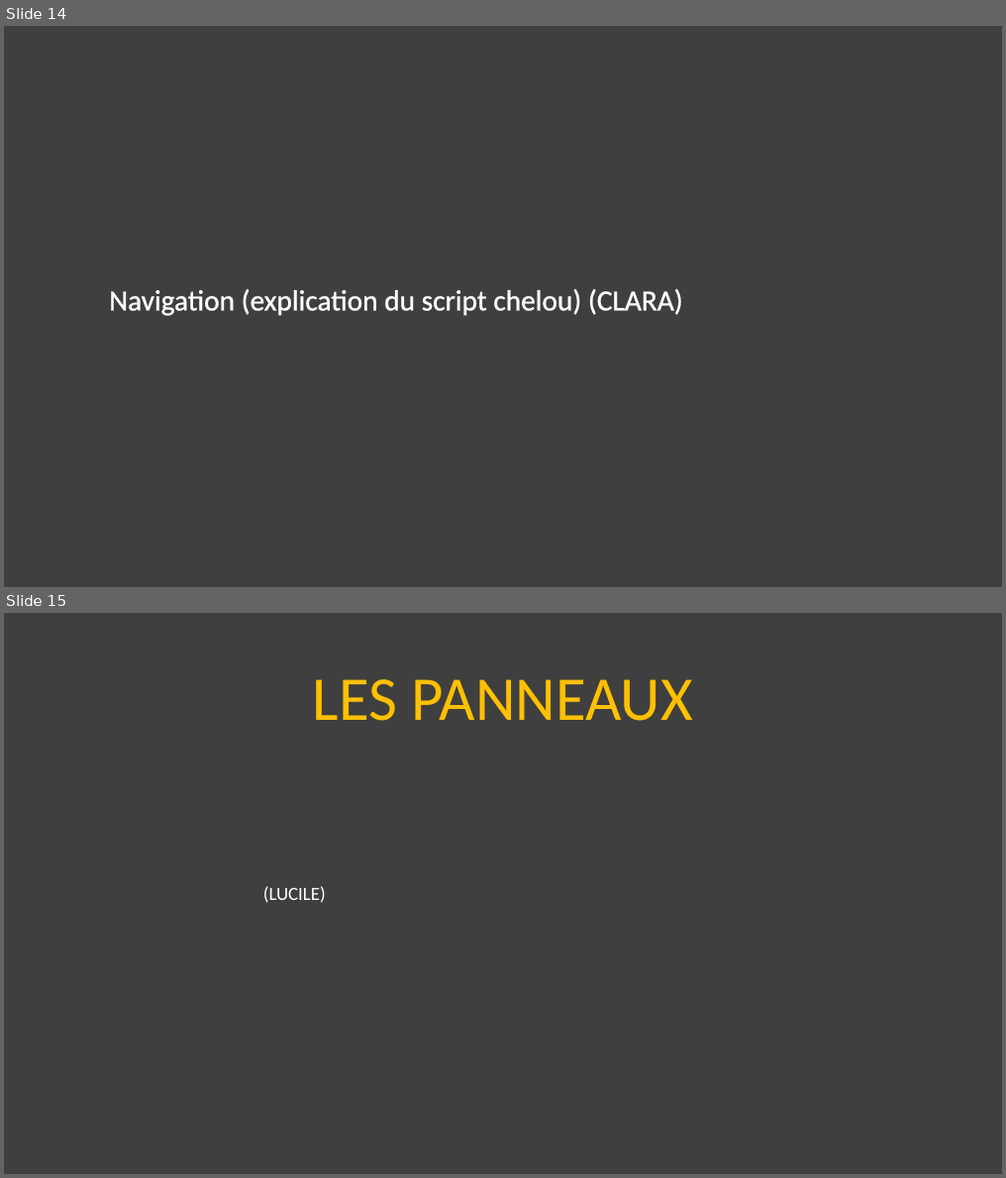
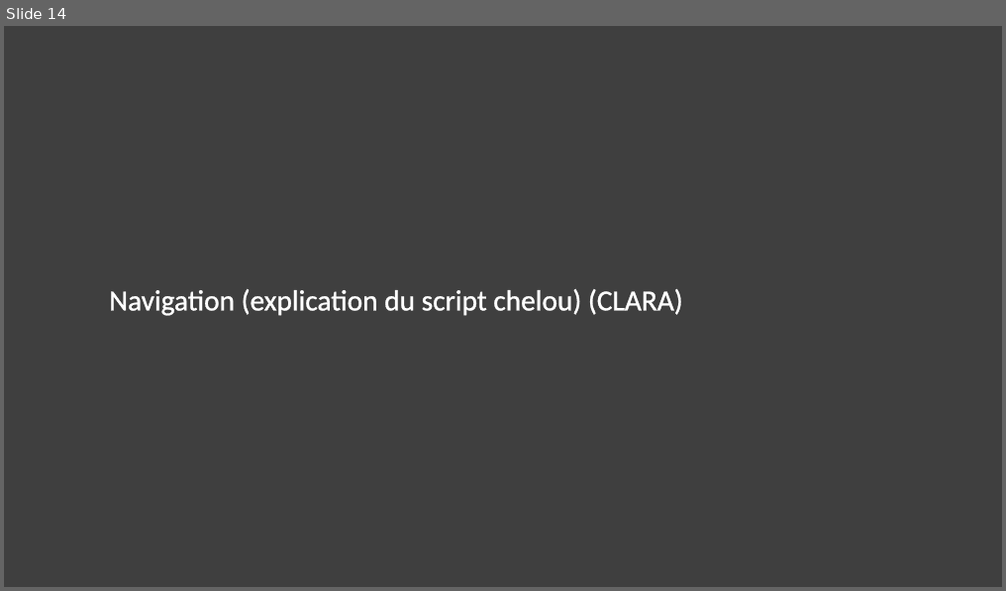
Before and after one commit to Victor-Mom/Projet-Tut-Documentation, a slide deck: Soutenance finale/soutenance_finale.pptx. Shown one above the other, each under a label of ours: slides 14 and 15 before the commit, slide 14 after it. The pictures are 1006x1178 and 1006x591 pixels, drawn with LibreOffice and Linux fonts; fonts in the diff are those of the drawing. Boxes give left, top, right and bottom in pixels: in the first picture for what was removed or moved away, otherwise in the second. Text is boxed around its words. In the diff, an @@ line names an element or a change of style, - is before the commit and + after.

Commit message:
Slides partie Lucile OK

```diff
--- a/Soutenance finale/soutenance_finale.pptx
+++ b/Soutenance finale/soutenance_finale.pptx
@@ slide 15 removed at [4,613,1002,1174], background #3F3F3F @@
@@ title removed at [313,679,693,721] @@
-LES PANNEAUX
@@ text removed at [263,886,326,903] @@
-(LUCILE)
```
Also in this commit, not shown: 2 slides changed, 3 slides added.
